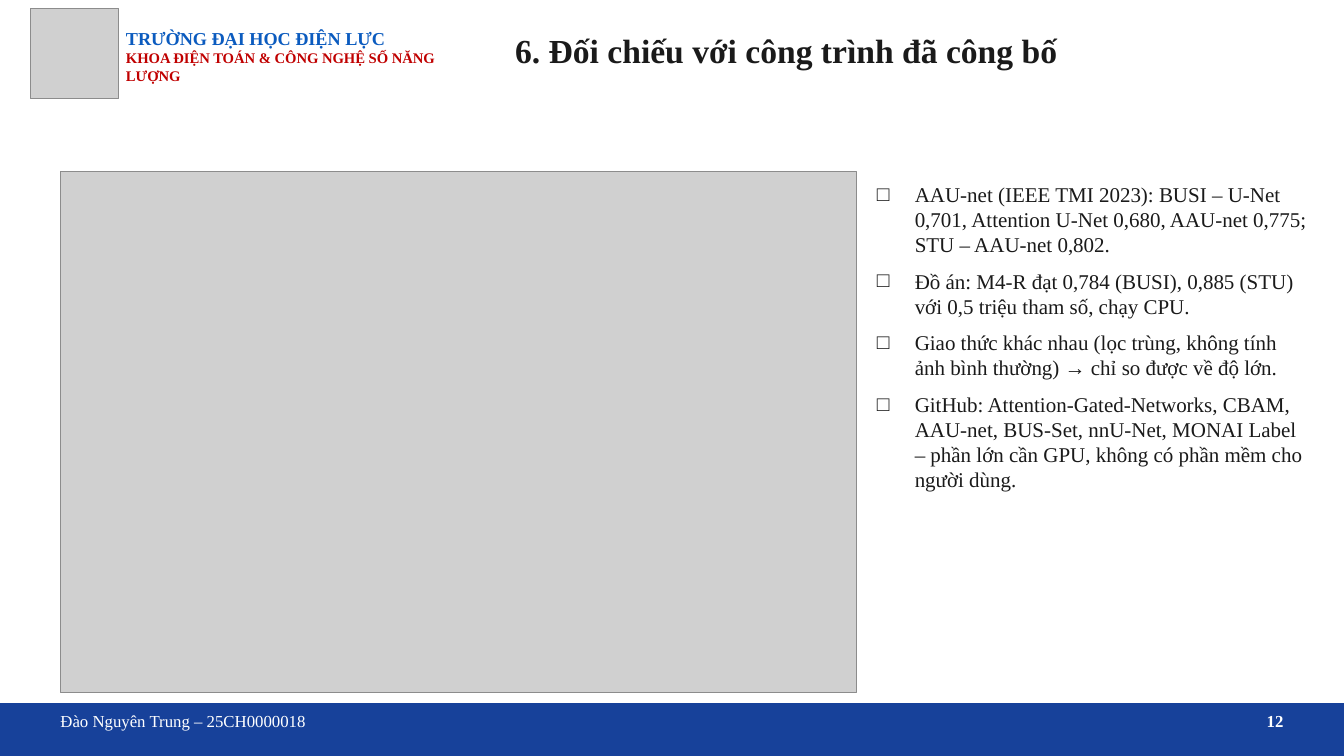
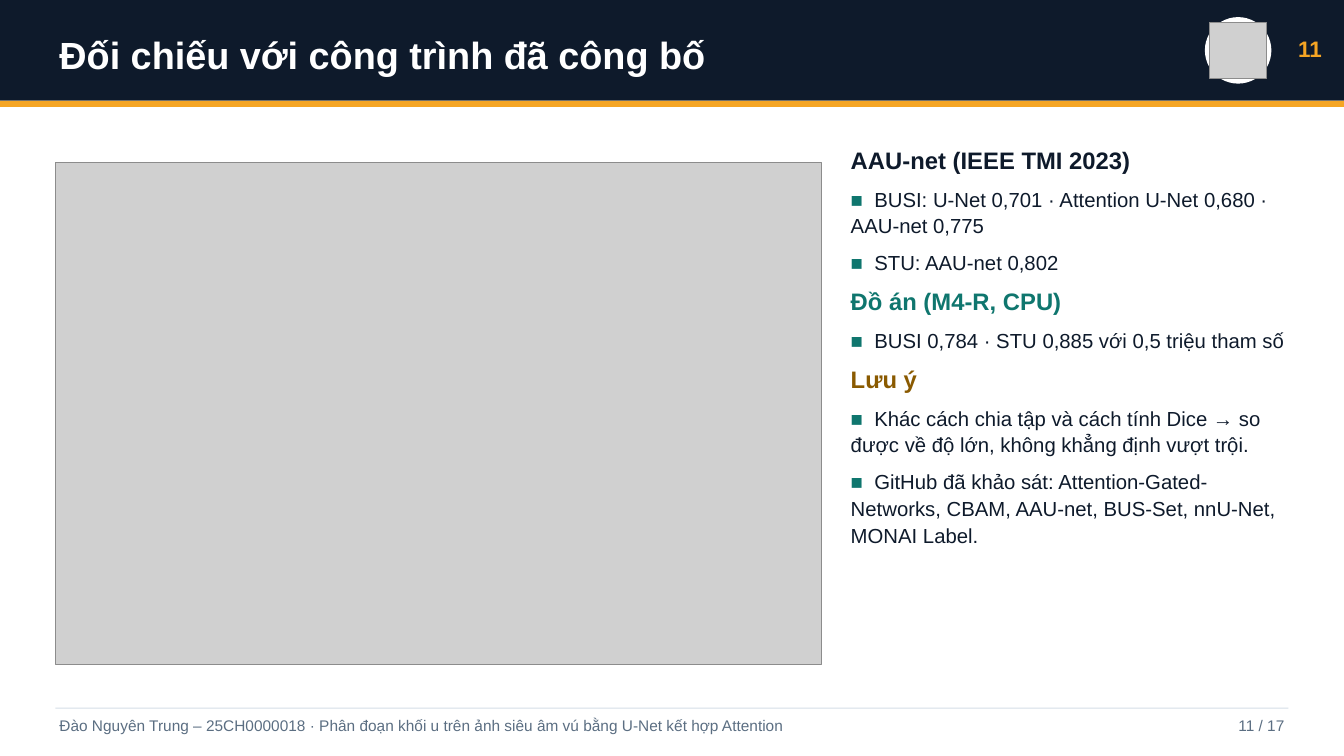
Before and after one commit to trungnguyen107/Medical-image-segmentation-breast-ultrasound-unet-attention, a slide deck: slide 11 of docs/Slide_bao_cao_DATN_U-Net_Attention.pptx (slide 12 before the commit). Drawn at 1344x756 pixels with LibreOffice and Linux fonts; fonts in the diff are those of the drawing; grey boxes stand for pictures; background and template pictures are left out. Boxes give left, top, right and bottom in pixels: in the first picture for what was removed or moved away, otherwise in the second. Text is boxed around its words. In the diff, an @@ line names an element or a change of style, - is before the commit and + after.

```diff
--- a/docs/Slide_bao_cao_DATN_U-Net_Attention.pptx
+++ b/docs/Slide_bao_cao_DATN_U-Net_Attention.pptx
@@ rectangle added at box(0, 0, 1344, 101), fill #0E1A2B @@
@@ ellipse added at box(1205, 17, 1271, 84), fill #FFFFFF @@
@@ picture: place and size @@
-picture at box(30, 8, 119, 99)
+picture at box(1210, 22, 1266, 79)
@@ text at box(59, 40, 705, 76): text changed; size 24 to 27 pt; font Times New Roman to Arial; text colour #1A1A1A to #FFFFFF @@
-6. Đối chiếu với công trình đã công bố
+Đối chiếu với công trình đã công bố
@@ text removed at box(126, 31, 435, 84) @@
-TRƯỜNG ĐẠI HỌC ĐIỆN LỰC
-KHOA ĐIỆN TOÁN & CÔNG NGHỆ SỐ NĂNG LƯỢNG
@@ text added at box(1298, 41, 1322, 57), 16 pt, text #F5A524, bold @@
+11
@@ rectangle added at box(0, 101, 1344, 107), fill #F5A524 @@
@@ picture: place and size @@
-picture at box(60, 171, 857, 693)
+picture at box(55, 162, 822, 664)
@@ text at box(851, 151, 1283, 544): text changed; size 15 to 14.5 pt; font Times New Roman to Arial; text colour #1A1A1A to #0E1A2B @@
-□ AAU-net (IEEE TMI 2023): BUSI – U-Net 0,701, Attention U-Net 0,680, AAU-net 0,775; STU – AAU-net 0,802.
-□ Đồ án: M4-R đạt 0,784 (BUSI), 0,885 (STU) với 0,5 triệu tham số, chạy CPU.
-□ Giao thức khác nhau (lọc trùng, không tính ảnh bình thường) → chỉ so được về độ lớn.
-□ GitHub: Attention-Gated-Networks, CBAM, AAU-net, BUS-Set, nnU-Net, MONAI Label – phần lớn cần GPU, không có phần mềm cho người dùng.
+AAU-net (IEEE TMI 2023)
+■ BUSI: U-Net 0,701 · Attention U-Net 0,680 · AAU-net 0,775
+■ STU: AAU-net 0,802
+Đồ án (M4-R, CPU)
+■ BUSI 0,784 · STU 0,885 với 0,5 triệu tham số
+Lưu ý
+■ Khác cách chia tập và cách tính Dice → so được về độ lớn, không khẳng định vượt trội.
+■ GitHub đã khảo sát: Attention-Gated-Networks, CBAM, AAU-net, BUS-Set, nnU-Net, MONAI Label.
@@ rectangle: place and size @@
-rectangle at box(0, 704, 1344, 756)
+rectangle at box(55, 708, 1289, 709)
@@ rectangle at box(55, 708, 1289, 709): fill #17419A to #D5DEE7; outline #17419A 1.25 pt to none @@
@@ text at box(59, 719, 783, 734): text changed; size 12 to 11 pt; font Times New Roman to Arial; text colour #FFFFFF to #5B6E82 @@
-Đào Nguyên Trung – 25CH0000018
+Đào Nguyên Trung – 25CH0000018 · Phân đoạn khối u trên ảnh siêu âm vú bằng U-Net kết hợp Attention
@@ text removed at box(1267, 716, 1284, 727) @@
-12
@@ text added at box(1238, 720, 1284, 731), 11 pt, text #5B6E82 @@
+11 / 17
```
Also in this commit, not shown: 1 other slide changed, 15 slides added, 14 slides removed, 1 other file.
